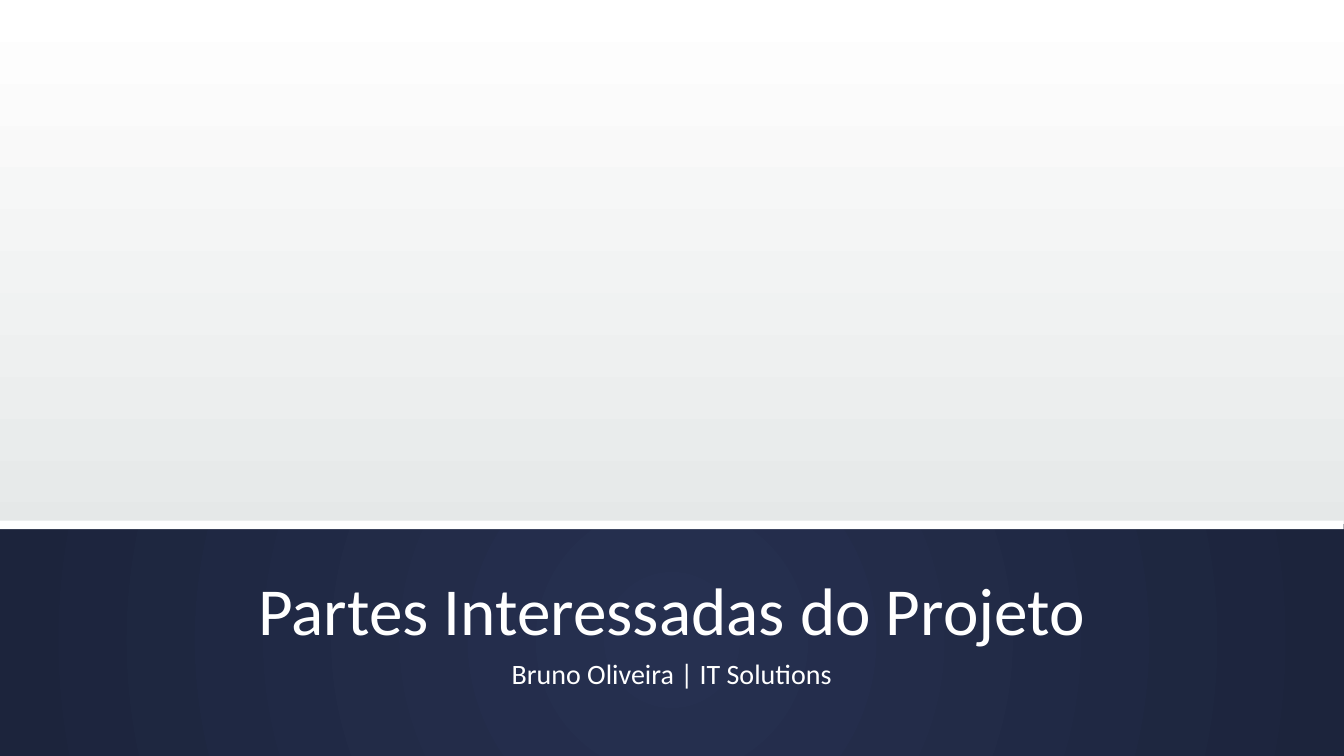
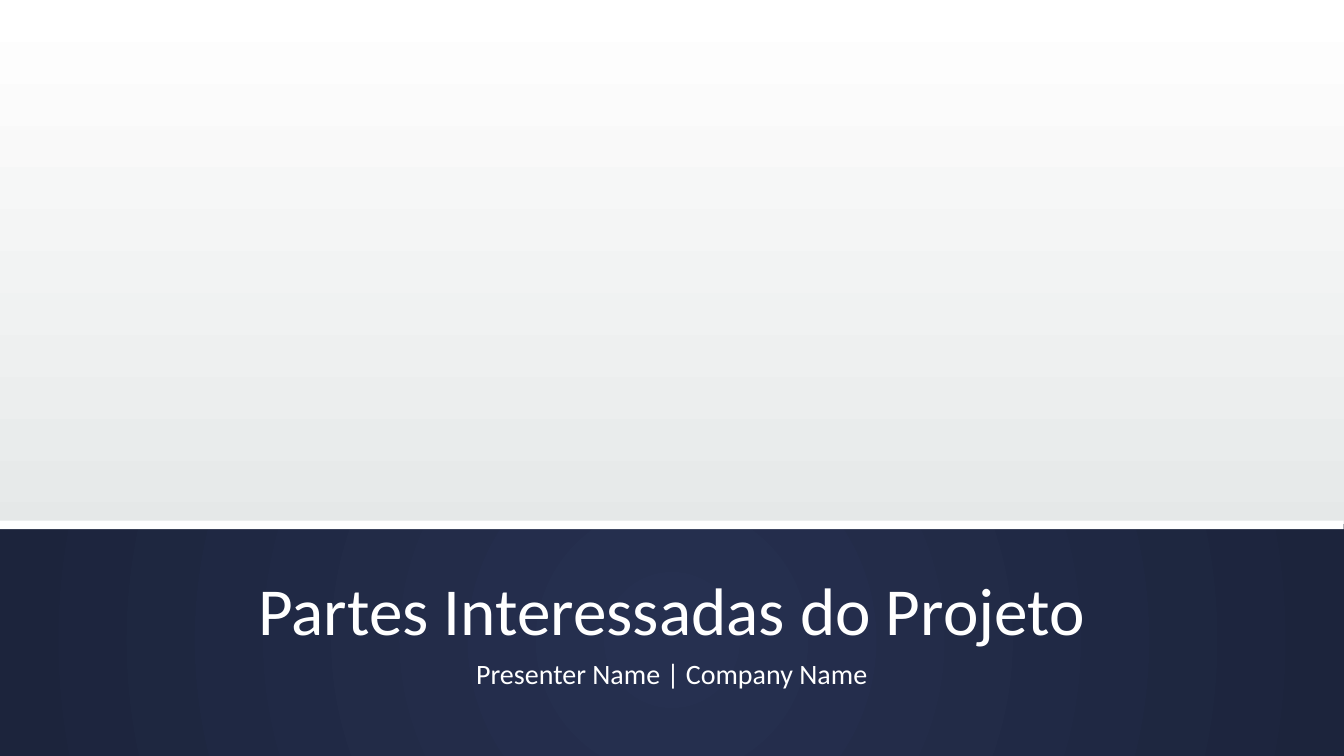
Before and after one commit to brunoedu/gestaoprojetos, a slide deck: slide 1 of 2. Registro das Partes Interessadas - Template.pptx. Drawn at 1344x756 pixels with LibreOffice and Linux fonts; fonts in the diff are those of the drawing; background and template pictures are left out. Boxes give left, top, right and bottom in pixels: in the first picture for what was removed or moved away, otherwise in the second. Text is boxed around its words. In the diff, an @@ line names an element or a change of style, - is before the commit and + after.

```diff
--- a/2. Registro das Partes Interessadas - Template.pptx
+++ b/2. Registro das Partes Interessadas - Template.pptx
@@ subtitle at box(476, 666, 867, 689): text changed @@
-Bruno Oliveira | IT Solutions
+Presenter Name | Company Name
```
Also in this commit, not shown: 3 other slides changed, 5 other files.
